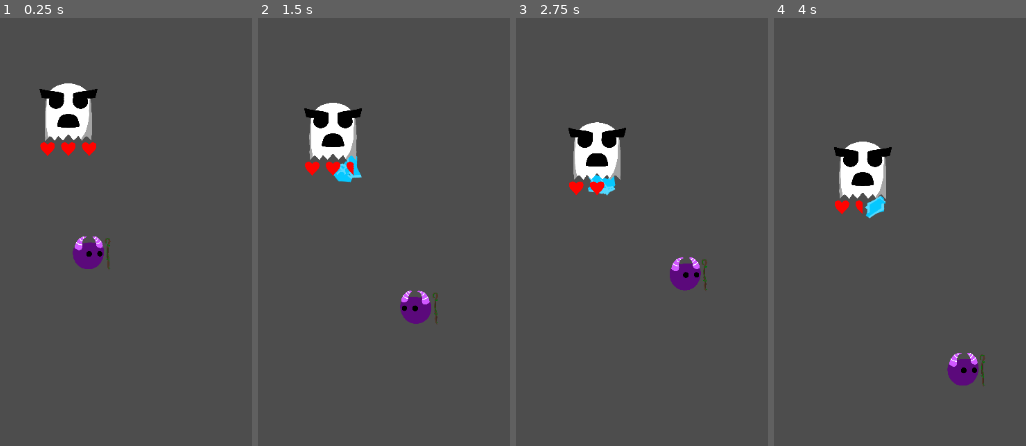
Above: before the commit, frames 1-4 (left to right).
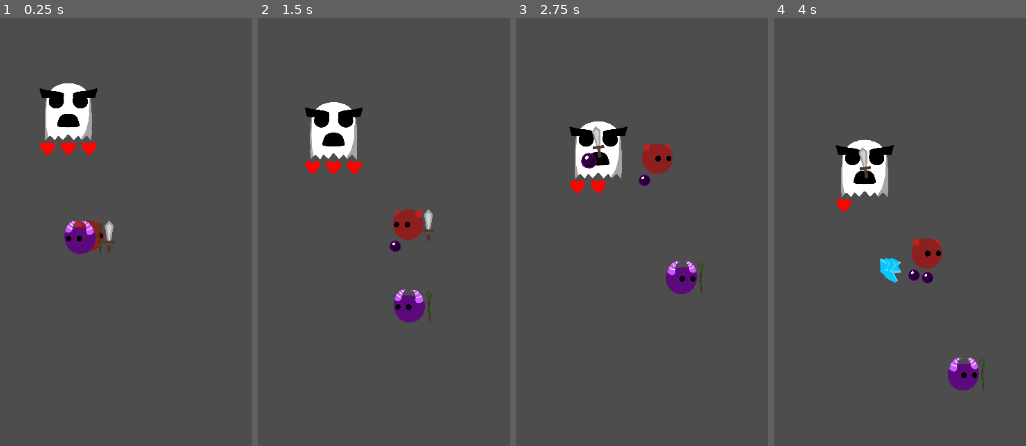
Above: after the commit, the same moments.

Repository: HoneyPony/impish-descent-future
Game: Godot game, scene res://Game.tscn
Same seed, same stepped clock (60 frames per second), same inputs: the game is played once before the commit and once after it.
Inputs (mouse positions are in pixels of both pictures, inside the frame that each line leads up to):
- Up to frame 1 (0.25 s): no input
- Up to frame 2 (1.5 s): move the mouse to (outside the picture) at 0.52 s; hold D (player_right) 0.53-1.28 s; move the mouse to (outside the picture) at 1.27 s
- Up to frame 3 (2.75 s): move the mouse to (682, 129) at 2.02 s; hold D (player_right) from 2.03 s (still down)
- Up to frame 4 (4 s): move the mouse to (819, 317) at 2.77 s; move the mouse to (outside the picture) at 3.52 s; release D (player_right) at 3.53 s

The runs differ from the first frame. In frame 1, 1.7% of the frame differs, in the area x 15-46%, y 15-59%; in frame 2, 2.7%; in frame 3, 2.8%; in frame 4, 3.3%, in the area x 23-84%, y 28-88%.

Commit message:
Implement basic buff system

Diff:
--- a/GS.gd
+++ b/GS.gd
@@ -10,6 +10,8 @@
 var EnemyProjectile1Particle = preload("res://enemies/enemy_projectile_1_particle.tscn")
 
 var PlayerProjectile1 = preload("res://hazard/player_projectile1.tscn")
+
+var BuffProjectile = preload("res://buffs/player_buff.tscn")
 
 var Player = preload("res://players/player.tscn")
 
@@ -29,8 +31,14 @@
 	Summoner
 }
 
+enum Buff {
+	None,
+	Shield
+}
+
 var valid_imps = [
-	[Class.Brawler, Item.Sword]
+	[Class.Brawler, Item.Sword],
+	[Class.Cleric, Item.Staff],
 ]
 
 func finish_spawn_imp(parent: Node, config: Array, global_pos: Vector2):
@@ -39,6 +47,7 @@
 	imp.global_position = global_pos
 	imp.set_class(config[0])
 	imp.set_item(config[1])
+	imp.compute_basic_properties()
 
 func spawn_imp(parent: Node, config: Array, global_pos: Vector2):
 	call_deferred("finish_spawn_imp", parent, config, global_pos)
--- a/Game.tscn
+++ b/Game.tscn
@@ -1,7 +1,7 @@
 [gd_scene load_steps=4 format=3 uid="uid://b7h6g17gdadaw"]
 
 [ext_resource type="PackedScene" uid="uid://dojkqhtsd73go" path="res://ui/PauseMenu.tscn" id="1"]
-[ext_resource type="PackedScene" uid="uid://feyduuodmg3a" path="res://players/player.tscn" id="2_k7n08"]
+[ext_resource type="Script" path="res://SpawnImps.gd" id="3_sf8jn"]
 [ext_resource type="PackedScene" uid="uid://rl585tjhmod7" path="res://enemies/simple_ghost.tscn" id="3_vahep"]
 
 [node name="Game" type="Node2D"]
@@ -11,8 +11,6 @@
 
 [node name="PauseMenu" parent="." instance=ExtResource("1")]
 visible = false
-
-[node name="Imp" parent="." instance=ExtResource("2_k7n08")]
 
 [node name="SimpleGhost" parent="." instance=ExtResource("3_vahep")]
 position = Vector2(-36, -227)
@@ -70,3 +68,6 @@
 offset_right = 721.0
 offset_bottom = 385.0
 text = "... and Choose a Relic to enhance your power"
+
+[node name="Node2D" type="Node2D" parent="."]
+script = ExtResource("3_sf8jn")
--- /dev/null
+++ b/SpawnImps.gd
@@ -0,0 +1,13 @@
+extends Node2D
+
+
+# Called when the node enters the scene tree for the first time.
+func _ready():
+	GS.spawn_imp(get_parent(), GS.valid_imps[0], global_position)
+	GS.spawn_imp(get_parent(), GS.valid_imps[1], global_position)
+	pass # Replace with function body.
+
+
+# Called every frame. 'delta' is the elapsed time since the previous frame.
+func _process(delta):
+	pass
--- /dev/null
+++ b/buffs/buff_projectile.gd
@@ -0,0 +1,25 @@
+extends AnimatableBody2D
+
+var velocity = Vector2.ZERO
+var buff = GS.Buff.None
+var buff_source = null
+
+# IMPORTANT: ALL  PROJECTILES MUST IMPLEMENT THIS
+func hit_target():
+	die()
+
+func die():
+	var particle = GS.EnemyProjectile1Particle.instantiate()
+	particle.position = position
+	add_sibling(particle)
+	queue_free()
+
+func set_sprite(texture: Texture2D):
+	$Sprite.texture = texture
+
+func _physics_process(delta):
+	var collide = move_and_collide(velocity * delta)
+
+	# Die when we hit a wall
+	if collide != null:
+		die()
--- /dev/null
+++ b/buffs/player_buff.tscn
@@ -0,0 +1,19 @@
+[gd_scene load_steps=4 format=3 uid="uid://cfc8ruw1t8dcu"]
+
+[ext_resource type="Script" path="res://buffs/buff_projectile.gd" id="1_srmc8"]
+[ext_resource type="Texture2D" uid="uid://dijkoha64w0hv" path="res://hazard/player_projectile1.png" id="2_os0vr"]
+
+[sub_resource type="CircleShape2D" id="CircleShape2D_qerqv"]
+radius = 15.0
+
+[node name="BuffProjectile" type="AnimatableBody2D"]
+collision_layer = 32
+sync_to_physics = false
+script = ExtResource("1_srmc8")
+
+[node name="Sprite" type="Sprite2D" parent="."]
+scale = Vector2(0.25, 0.25)
+texture = ExtResource("2_os0vr")
+
+[node name="CollisionShape2D" type="CollisionShape2D" parent="."]
+shape = SubResource("CircleShape2D_qerqv")
--- a/players/player.gd
+++ b/players/player.gd
@@ -14,6 +14,8 @@
 
 var ranged_attack_target: Node2D = null
 var ranged_attack_target_cached: Vector2 = Vector2.ZERO
+
+var projectile_scene: PackedScene = GS.PlayerProjectile1
 
 enum State {
 	NO_ACTION,
@@ -24,11 +26,41 @@
 enum Goals {
 	GOAL_MELEE,
 	GOAL_RANGED,
+	GOAL_BUFF,
 	GOAL_NONE,
 }
 
 var current_item: GS.Item = GS.Item.Staff
 var current_class: GS.Class = GS.Class.Mage
+
+var buffs = [GS.Buff.None, GS.Buff.None, GS.Buff.None]
+
+func grab_buff_tex(buf):
+	match buf:
+		GS.Buff.None:
+			return null
+		GS.Buff.Shield:
+			return preload("res://buffs/buff_protect.png")
+		_:
+			print("unknown buff!")
+			return null
+
+func render_buffs():
+	# NOTE: 1am code
+	# Probably better way to shift these down...
+	if buffs[1] == GS.Buff.None && buffs[2] != GS.Buff.None:
+		buffs[1] = buffs[2]
+		buffs[2] = GS.Buff.None
+	if buffs[0] == GS.Buff.None && buffs[2] != GS.Buff.None:
+		buffs[0] = buffs[2]
+		buffs[2] = GS.Buff.None
+	if buffs[0] == GS.Buff.None && buffs[1] != GS.Buff.None:
+		buffs[0] = buffs[1]
+		buffs[1] = GS.Buff.None
+
+	$Buff0.texture = grab_buff_tex(buffs[0])
+	$Buff1.texture = grab_buff_tex(buffs[1])
+	$Buff2.texture = grab_buff_tex(buffs[2])
 
 func set_item(item: GS.Item):
 	var tex = null
@@ -52,6 +84,10 @@
 	match klass:
 		GS.Class.Brawler:
 			tex = preload("res://players/body0.png")
+		GS.Class.Mage:
+			tex = preload("res://players/body1.png")
+		GS.Class.Cleric:
+			tex = preload("res://players/body2.png")
 		GS.Class.Summoner:
 			tex = preload("res://players/body3.png")
 		_:
@@ -70,7 +106,8 @@
 		GS.Class.Mage:
 			goal = Goals.GOAL_RANGED
 		GS.Class.Cleric:
-			pass
+			goal = Goals.GOAL_BUFF
+			projectile_scene = GS.BuffProjectile
 		GS.Class.Summoner:
 			# Summoner can't do anything but get hit by default.
 			goal = Goals.GOAL_NONE
@@ -119,6 +156,8 @@
 	# Set up our range based on our goals.
 	if goal == Goals.GOAL_RANGED:
 		$EnemyRange/CollisionShape.shape.radius *= 3
+
+	render_buffs()
 
 func _physics_process(delta):
 	# Uncomment this if we want to animate the item
@@ -165,9 +204,17 @@
 
 		if state_timer >= 0.5 && may_fire:
 			# Fire the projectile when we cross the 0.5 on the timer.
-			var projectile = GS.PlayerProjectile1.instantiate()
+			var projectile = projectile_scene.instantiate()
 			projectile.global_position = item.global_position
 			var vel = ranged_attack_target_cached - item.global_position
+			# Hack for buff related textures
+			if goal == Goals.GOAL_BUFF:
+				# TODO: Actually set our buff intent
+				projectile.set_sprite(grab_buff_tex(GS.Buff.Shield))
+				projectile.buff = GS.Buff.Shield
+				projectile.buff_source = self
+
+			# TODO: Somehow set this velocity when relevant
 			projectile.velocity = vel.normalized() * 512.0
 			add_sibling(projectile)
 
@@ -222,7 +269,7 @@
 
 			if dir_to.length_squared() < melee_attack_range * melee_attack_range:
 				melee_attack(closest.global_position)
-	elif goal == Goals.GOAL_RANGED:
+	elif goal == Goals.GOAL_RANGED or goal == Goals.GOAL_BUFF:
 		# If we're ranged, we want to avoid damage, so back away from nearby enemies
 		# TODO: I guess we want a larger ranged here..?
 		var bodies: Array = melee_range.get_overlapping_bodies()
@@ -231,7 +278,8 @@
 			var goal_shift = 80000.0 * to_vec / (to_vec.length_squared() + 0.005)
 			target_noise_nosmooth += goal_shift
 
-		if not bodies.is_empty():
+		# Ranged characters actually try to attack the enemies
+		if not bodies.is_empty() and goal == Goals.GOAL_RANGED:
 			var closest = bodies[0]
 			var dist = (bodies[0].global_position - global_position).length_squared()
 			for i in range(1, bodies.size()):
@@ -250,14 +298,33 @@
 	velocity = vel.limit_length(256)
 
 	# Add impulses for each nearby imp.
-	for imp in get_tree().get_nodes_in_group("Players"):
+	var all_players = get_tree().get_nodes_in_group("Players")
+	for imp in all_players:
 		var to_vec = global_position - imp.global_position
 		if to_vec.length_squared() < 72.0 * 72.0:
 			var impulse = 1024.0 * to_vec / (to_vec.length_squared() + 0.005)
 			#print(impulse)
 			velocity += impulse
 
-
+	if goal == Goals.GOAL_BUFF:
+		# 10 tries to find a player
+		var target_player = all_players[0]
+		for i in range(0, 10):
+			var player = all_players.pick_random()
+			if player == self:
+				continue
+			# Always overwrite a target of self, as that's a really bad target.
+			if target_player == self:
+				target_player = player
+				continue
+			# Break if we find a good target
+			if player.has_empty_buff():
+				target_player = player
+				break
+		# Only bother doing anything if we have a real target
+		if target_player != self:
+			# We re-use the ranged attack logic.
+			ranged_attack(target_player)
 
 	move_and_slide()
 
@@ -277,3 +344,21 @@
 	on_hit()
 	on_death()
 	queue_free()
+
+
+func _on_buff_body_entered(body):
+	# Don't consume buffs we created
+	if body.buff_source == self:
+		return
+	for i in range(0, 3):
+		# Don't consume buffs if we already have 3.
+		if buffs[i] == GS.Buff.None:
+			buffs[i] = body.buff
+			render_buffs()
+			body.hit_target()
+			return
+
+func has_empty_buff():
+	for i in range(0, 3):
+		if buffs[i] == GS.Buff.None:
+			return true
--- a/players/player.tscn
+++ b/players/player.tscn
@@ -55,6 +55,9 @@
 
 [sub_resource type="CircleShape2D" id="CircleShape2D_woakh"]
 radius = 31.0161
+
+[sub_resource type="CircleShape2D" id="CircleShape2D_g6wt4"]
+radius = 44.0
 
 [node name="Player" type="CharacterBody2D" groups=["Players"]]
 y_sort_enabled = true
@@ -113,4 +116,24 @@
 [node name="CollisionShape2D" type="CollisionShape2D" parent="Hazard"]
 shape = SubResource("CircleShape2D_woakh")
 
+[node name="Buff" type="Area2D" parent="."]
+collision_layer = 0
+collision_mask = 32
+
+[node name="CollisionShape2D" type="CollisionShape2D" parent="Buff"]
+shape = SubResource("CircleShape2D_g6wt4")
+
+[node name="Buff0" type="Sprite2D" parent="."]
+position = Vector2(-25, 41)
+scale = Vector2(0.188, 0.188)
+
+[node name="Buff1" type="Sprite2D" parent="."]
+position = Vector2(1, 46)
+scale = Vector2(0.188, 0.188)
+
+[node name="Buff2" type="Sprite2D" parent="."]
+position = Vector2(28, 40)
+scale = Vector2(0.188, 0.188)
+
 [connection signal="body_entered" from="Hazard" to="." method="_on_hazard_body_entered"]
+[connection signal="body_entered" from="Buff" to="." method="_on_buff_body_entered"]
--- a/project.godot
+++ b/project.godot
@@ -69,6 +69,7 @@
 2d_physics/layer_3="Enemy"
 2d_physics/layer_4="Player_Hazard"
 2d_physics/layer_5="Enemy_Hazard"
+2d_physics/layer_6="Buff"
 
 [physics]
 
Binary file added: buffs/buff_protect.png
Not shown, added: buffs/buff_protect.png.import
Not shown: 1 places in players/player.tscn that only renumber resources
Not shown, added: buffs/buff_protect.kra
Not shown, added: buffs/buff_protect.kra~
